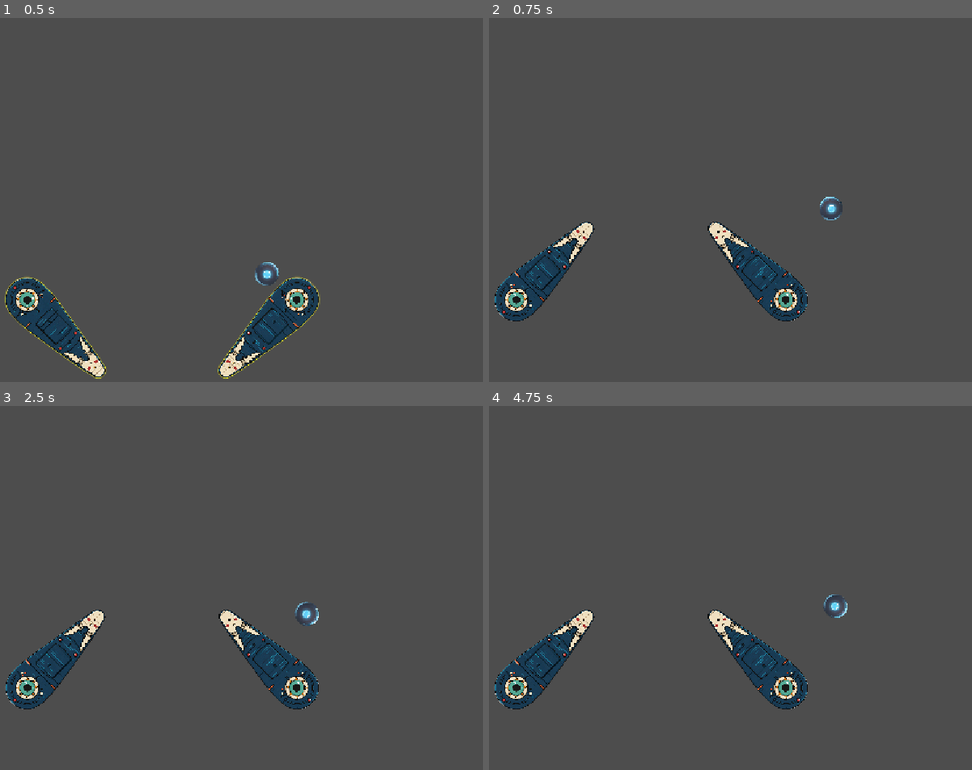
Above: before the commit, frames 1-4 (two rows, left to right).
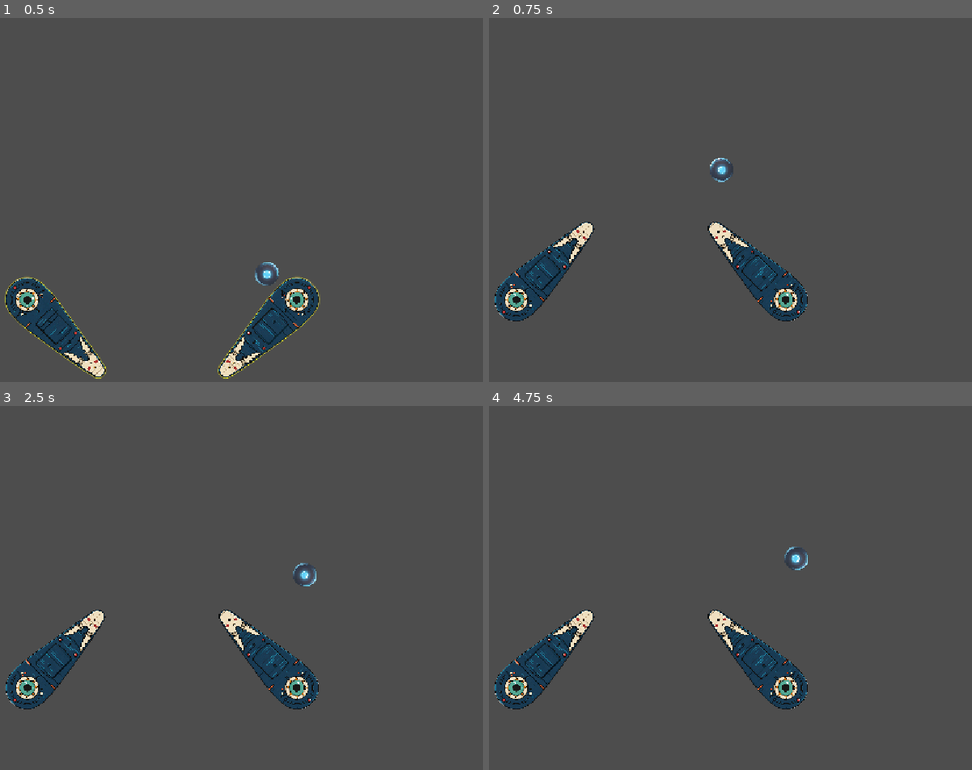
Above: after the commit, the same moments.

Repository: MoHoDu/godot-pinball-pjt
Game: Godot game, scene res://scenes/test_flipper.tscn
Two runs of this game, one before a commit and one after it. Both use one fixed random seed, a clock stepped at 60 frames per second and the inputs below.
Inputs:
- Up to frame 1 (0.5 s): no input
- Up to frame 2 (0.75 s): tap Enter at 0.5 s; hold D (flipper_select_right) from 0.53 s (still down); tap Space (flipper) at 0.6 s
- Up to frame 3 (2.5 s): release D (flipper_select_right) at 1.28 s; hold S (flipper_select_down) 1.28-2.03 s; tap Space (flipper) at 1.35, 2.3 s; hold D (flipper_select_right) from 2.03 s (still down); tap R at 2.1 s
- Up to frame 4 (4.75 s): release D (flipper_select_right) at 2.78 s; hold W (flipper_select_up) 2.78-3.53 s; tap Space (flipper) at 2.85, 3.6, 4.55 s; hold A (flipper_select_left) from 3.53 s (still down); tap R at 4.35 s

Frame 1 is identical in both runs. In frame 2, 0.3% of the frame differs, in the area x 45-74%, y 38-56%; in frame 3, 0.3%, in the area x 60-66%, y 43-61%; in frame 4, 0.3%.

Commit message:
fix: Apply physical impulse to swept flipper collisions
작업 목표: 빠르게 회전하는 플리퍼가 공을 통과하거나 Transform 보정으로 순간이동시키는 문제를 물리 임펄스 기반으로 해결합니다.

작업 상세:
- [x] 회전 구간의 최초 접촉점과 충돌 법선 계산
- [x] 공과 플리퍼 표면의 상대속도를 사용한 탄성 반사 계산
- [x] 공 위치·속도 직접 대입과 물리 보간 초기화 제거
- [x] 목표 속도 변화량을 질량 기반 중앙 임펄스로 적용
- [x] 중간 및 최종 회전 구간의 터널링 회귀 테스트 추가
- [x] 1/8 배속에서 충돌 순간 Transform 불변 검증

에러 및 비고:
- Godot 헤드리스 실행 중 커스텀 샘플러 셰이더 경고가 출력되지만 테스트 결과에는 영향이 없습니다.
- 기본 공 최대 속력 기대값 차이로 공 기본값 테스트 1개가 별도 실패합니다.

Diff:
--- a/scripts/flipper_system/flipper.gd
+++ b/scripts/flipper_system/flipper.gd
@@ -24,7 +24,6 @@
 const MAX_SWEEP_INTERVAL: float = 64.0
 const DEFAULT_SWEEP_INTERVAL: float = 8.0
 const MAX_ROTATION_SWEEP_STEPS: int = 128
-const SWEEP_SEPARATION_MARGIN: float = 1.0
 
 
 var _state_rules: Resource = DEFAULT_STATE_RULES
@@ -327,16 +326,47 @@
 			circle_radius,
 			sample_rotation
 		):
-			return {
+			var polygon := _get_world_collision_polygon(sample_rotation)
+			var contact := _get_circle_polygon_contact(circle_center, polygon)
+			var hit := {
 				&"rotation": sample_rotation,
 				&"progress": progress,
 			}
+			if not contact.is_empty():
+				hit[&"point"] = contact.get(&"point")
+				hit[&"normal"] = contact.get(&"normal")
+			return hit
 
 	return {}
 
 
-## 회전 중간 구간에서 건너뛴 공을 찾아 최종 플리퍼 진행 방향 앞으로 분리합니다.
-## 반환값은 이 물리 프레임에서 별도로 처리한 공의 개수입니다.
+## 움직이는 플리퍼 표면을 기준으로 공의 상대속도를 물리 반사합니다.
+## 접선 성분은 보존하고 법선 성분에만 탄성을 적용한 뒤 표면 속도를 다시 더합니다.
+func calculate_physical_sweep_velocity(
+	incoming_velocity: Vector2,
+	surface_velocity: Vector2,
+	collision_normal: Vector2,
+	elasticity: float = 1.0
+) -> Vector2:
+	var normal := collision_normal.normalized()
+	if normal.is_zero_approx():
+		return incoming_velocity
+
+	var relative_velocity := incoming_velocity - surface_velocity
+	var incoming_normal_speed := relative_velocity.dot(normal)
+	if incoming_normal_speed >= 0.0:
+		return incoming_velocity
+
+	var clamped_elasticity := clampf(elasticity, 0.0, 1.0)
+	var reflected_relative_velocity := relative_velocity - normal * (
+		(1.0 + clamped_elasticity) * incoming_normal_speed
+	)
+	return surface_velocity + reflected_relative_velocity
+
+
+## 시작 자세 밖에 있지만 회전 중간 또는 끝 자세에서 건너뛴 공을 찾아 임펄스를 줍니다.
+## Transform 보정 없이 속도 변화만 물리 서버에 전달합니다.
+## 반환값은 이 물리 프레임에서 별도 임펄스를 적용한 공의 개수입니다.
 func resolve_rotation_sweep(
 	previous_rotation: float,
 	target_rotation: float,
@@ -377,11 +407,12 @@
 		if hit.is_empty():
 			continue
 
+		var hit_point: Vector2 = hit.get(&"point", ball_collision.global_position)
+		var hit_normal: Vector2 = hit.get(&"normal", Vector2.UP)
 		_resolve_swept_ball(
 			ball,
-			ball_collision,
-			circle_radius,
-			float(hit.get(&"rotation")),
+			hit_point,
+			hit_normal,
 			previous_rotation,
 			target_rotation,
 			delta
@@ -394,74 +425,45 @@
 
 func _resolve_swept_ball(
 	ball: RigidBody2D,
-	ball_collision: CollisionShape2D,
-	circle_radius: float,
-	hit_rotation: float,
+	hit_point: Vector2,
+	hit_normal: Vector2,
 	previous_rotation: float,
 	target_rotation: float,
 	delta: float
 ) -> void:
 	var pivot := global_position
-	var original_center := ball_collision.global_position
-	var remaining_rotation := _get_short_rotation_delta(
-		hit_rotation,
-		target_rotation
-	)
-	var resolved_center := pivot + (
-		original_center - pivot
-	).rotated(remaining_rotation)
 	var total_rotation := _get_short_rotation_delta(
 		previous_rotation,
 		target_rotation
 	)
 	var angular_velocity := total_rotation / delta
-	var radial_vector := resolved_center - pivot
+	var radial_vector := hit_point - pivot
 	var surface_velocity := Vector2(
 		-radial_vector.y,
 		radial_vector.x
 	) * angular_velocity
-	var push_direction := surface_velocity.normalized()
-
-	if push_direction.is_zero_approx():
-		push_direction = Vector2.UP
-
-	var final_polygon := _get_world_collision_polygon(target_rotation)
-	var separation_step := maxf(
-		SWEEP_SEPARATION_MARGIN,
-		minf(rotation_sweep_interval, circle_radius * 0.5)
-	)
-	var separation_attempts := 0
-
-	while (
-		_is_circle_overlapping_polygon(
-			resolved_center,
-			circle_radius,
-			final_polygon
-		)
-		and separation_attempts < MAX_ROTATION_SWEEP_STEPS
-	):
-		resolved_center += push_direction * separation_step
-		separation_attempts += 1
-
-	resolved_center += push_direction * SWEEP_SEPARATION_MARGIN
-	var collision_offset_world := (
-		ball_collision.global_position
-		- ball.global_position
-	)
-	var resolved_ball_position := resolved_center - collision_offset_world
-	ball.global_position = resolved_ball_position
-	ball.reset_physics_interpolation()
+	var resolved_velocity := calculate_physical_sweep_velocity(
+		ball.linear_velocity,
+		surface_velocity,
+		hit_normal,
+		_get_ball_elasticity(ball)
+	)
+	var velocity_change := resolved_velocity - ball.linear_velocity
+	if velocity_change.is_zero_approx():
+		return
+
+	# RigidBody2D의 Transform이나 속도를 직접 덮어쓰지 않습니다.
+	# 목표 속도 변화량을 질량에 맞는 순간 임펄스로 변환해 물리 서버에 전달합니다.
 	ball.sleeping = false
-
-	var resolved_velocity := ball.linear_velocity
-	var current_surface_speed := ball.linear_velocity.dot(push_direction)
-	var target_surface_speed := surface_velocity.dot(push_direction)
-	if target_surface_speed > current_surface_speed:
-		resolved_velocity += push_direction * (
-			target_surface_speed - current_surface_speed
-		)
-
-	ball.linear_velocity = resolved_velocity
+	ball.apply_central_impulse(velocity_change * ball.mass)
+
+
+func _get_ball_elasticity(ball: RigidBody2D) -> float:
+	var physics_material := ball.physics_material_override
+	if physics_material == null:
+		return 0.0
+
+	return clampf(physics_material.bounce, 0.0, 1.0)
 
 
 func _get_collision_sweep_radius() -> float:
@@ -526,6 +528,57 @@
 	return false
 
 
+func _get_circle_polygon_contact(
+	circle_center: Vector2,
+	polygon: PackedVector2Array
+) -> Dictionary:
+	if polygon.size() < 2:
+		return {}
+
+	var closest_point := polygon[0]
+	var closest_edge_start := polygon[0]
+	var closest_edge_end := polygon[1]
+	var closest_distance_squared := INF
+
+	for point_index in polygon.size():
+		var next_index := (point_index + 1) % polygon.size()
+		var edge_point := Geometry2D.get_closest_point_to_segment(
+			circle_center,
+			polygon[point_index],
+			polygon[next_index]
+		)
+		var distance_squared := circle_center.distance_squared_to(edge_point)
+		if distance_squared < closest_distance_squared:
+			closest_distance_squared = distance_squared
+			closest_point = edge_point
+			closest_edge_start = polygon[point_index]
+			closest_edge_end = polygon[next_index]
+
+	var center_is_inside := Geometry2D.is_point_in_polygon(circle_center, polygon)
+	var normal := (
+		closest_point - circle_center
+		if center_is_inside
+		else circle_center - closest_point
+	)
+
+	if normal.is_zero_approx():
+		var polygon_center := Vector2.ZERO
+		for point: Vector2 in polygon:
+			polygon_center += point
+		polygon_center /= float(polygon.size())
+
+		normal = (closest_edge_end - closest_edge_start).orthogonal().normalized()
+		if normal.dot(closest_point - polygon_center) < 0.0:
+			normal = -normal
+	else:
+		normal = normal.normalized()
+
+	return {
+		&"point": closest_point,
+		&"normal": normal,
+	}
+
+
 func _get_short_rotation_delta(from_rotation: float, to_rotation: float) -> float:
 	return wrapf(to_rotation - from_rotation, -PI, PI)
 
--- a/tests/flipper_system/flipper_rotation_sweep_test.gd
+++ b/tests/flipper_system/flipper_rotation_sweep_test.gd
@@ -28,6 +28,7 @@
 		&"is_circle_overlapping_at_rotation",
 		&"find_rotation_sweep_hit",
 		&"resolve_rotation_sweep",
+		&"calculate_physical_sweep_velocity",
 	]
 
 	for method_name: StringName in required_methods:
@@ -39,10 +40,13 @@
 		"Rotation Sweep Interval은 Inspector에서 조정할 수 있어야 한다.")
 
 	if _failures.is_empty():
+		_test_physical_sweep_reflection(flipper)
 		_test_step_count(flipper)
 		_test_middle_angle_detection(flipper)
+		_test_sweep_contact_geometry(flipper)
 		_test_final_angle_detection(flipper)
 		await _test_swept_ball_resolution(flipper)
+		await _test_final_overlap_uses_sweep_impulse(flipper)
 		await _test_active_state_runs_rotation_sweep(flipper)
 		await _test_actual_right_flipper_catches_falling_ball()
 		await _test_pinball_registration()
@@ -50,6 +54,33 @@
 	flipper.queue_free()
 	await process_frame
 	_finish()
+
+
+func _test_physical_sweep_reflection(flipper: PinballFlipper) -> void:
+	var upward_normal := Vector2.UP
+	var incoming_velocity := Vector2(200.0, 400.0)
+	var stationary_result: Vector2 = flipper.call(
+		&"calculate_physical_sweep_velocity",
+		incoming_velocity,
+		Vector2.ZERO,
+		upward_normal,
+		1.0
+	)
+	_expect_vector(stationary_result, Vector2(200.0, -400.0), \
+		"정지한 표면에서는 입사 속도를 충돌 법선 기준으로 물리 반사해야 한다.")
+
+	var upward_surface_velocity := Vector2(0.0, -100.0)
+	var moving_result: Vector2 = flipper.call(
+		&"calculate_physical_sweep_velocity",
+		incoming_velocity,
+		upward_surface_velocity,
+		upward_normal,
+		1.0
+	)
+	_expect_vector(moving_result, Vector2(200.0, -600.0), \
+		"움직이는 플리퍼 표면은 상대 속도 반사를 통해 공에 추가 속도를 전달해야 한다.")
+	_expect(absf(moving_result.x - incoming_velocity.x) <= EPSILON, \
+		"플리퍼 타격이 공의 기존 횡방향 속도 성분을 임의의 고정 방향으로 덮어쓰면 안 된다.")
 
 
 func _create_test_flipper() -> PinballFlipper:
@@ -119,6 +150,28 @@
 			"충돌 각도는 시작과 최종 각도 사이여야 한다.")
 
 
+func _test_sweep_contact_geometry(flipper: PinballFlipper) -> void:
+	var hit := flipper.find_rotation_sweep_hit(
+		BALL_CENTER,
+		BALL_RADIUS,
+		START_ROTATION,
+		END_ROTATION
+	)
+	_expect(hit.has(&"point"), \
+		"회전 구간 충돌 결과에 플리퍼 표면 접촉점이 필요하다.")
+	_expect(hit.has(&"normal"), \
+		"회전 구간 충돌 결과에 물리 반사용 충돌 법선이 필요하다.")
+	if not hit.has(&"point") or not hit.has(&"normal"):
+		return
+
+	var contact_point: Vector2 = hit.get(&"point")
+	var contact_normal: Vector2 = hit.get(&"normal")
+	_expect(absf(contact_normal.length() - 1.0) <= EPSILON, \
+		"회전 구간 충돌 법선은 단위 벡터여야 한다.")
+	_expect((BALL_CENTER - contact_point).dot(contact_normal) > 0.0, \
+		"충돌 법선은 플리퍼 표면에서 공 중심을 향하는 바깥 방향이어야 한다.")
+
+
 func _test_final_angle_detection(flipper: PinballFlipper) -> void:
 	var final_only_center := Vector2(70.0, 70.0)
 	var small_radius := 1.0
@@ -152,6 +205,8 @@
 	var ball := RigidBody2D.new()
 	ball.name = "SweepTestBall"
 	ball.gravity_scale = 0.0
+	ball.linear_damp_mode = RigidBody2D.DAMP_MODE_REPLACE
+	ball.linear_damp = 0.0
 	ball.position = BALL_CENTER
 	ball.add_to_group(&"pinball_balls")
 
@@ -161,11 +216,15 @@
 	circle.radius = BALL_RADIUS
 	ball_collision.shape = circle
 	ball.add_child(ball_collision)
+	var physics_material := PhysicsMaterial.new()
+	physics_material.bounce = 1.0
+	ball.physics_material_override = physics_material
 	root.add_child(ball)
 	await physics_frame
 
 	ball.global_position = BALL_CENTER
-	ball.linear_velocity = Vector2.ZERO
+	var incoming_velocity := Vector2(40.0, 80.0)
+	ball.linear_velocity = incoming_velocity
 	flipper.rotation = END_ROTATION
 	_expect(ball.is_in_group(&"pinball_balls"), \
 		"테스트 공이 회전 구간 검사 그룹에 등록되어야 한다.")
@@ -181,6 +240,18 @@
 	) as Dictionary
 	_expect(not direct_hit.is_empty(), \
 		"실제 공의 전역 충돌 중심으로도 중간 회전 충돌을 찾을 수 있어야 한다.")
+	var contact_point: Vector2 = direct_hit.get(&"point", Vector2.ZERO)
+	var contact_normal: Vector2 = direct_hit.get(&"normal", Vector2.ZERO)
+	var angular_velocity := (END_ROTATION - START_ROTATION) / (1.0 / 60.0)
+	var radial_vector := contact_point - flipper.global_position
+	var surface_velocity := Vector2(-radial_vector.y, radial_vector.x) \
+		* angular_velocity
+	var expected_velocity := flipper.calculate_physical_sweep_velocity(
+		incoming_velocity,
+		surface_velocity,
+		contact_normal,
+		physics_material.bounce
+	)
 	var resolved_count := int(flipper.call(
 		&"resolve_rotation_sweep",
 		START_ROTATION,
@@ -189,11 +260,50 @@
 	))
 
 	_expect(resolved_count == 1, \
-		"회전 구간 안의 공 한 개를 감지하고 분리해야 한다.")
-	_expect(not ball.global_position.is_equal_approx(BALL_CENTER), \
-		"감지한 공을 최종 플리퍼 진행 방향 앞으로 이동시켜야 한다.")
-	_expect(ball.linear_velocity.length() > EPSILON, \
-		"감지한 공에 플리퍼 표면 이동 속도를 전달해야 한다.")
+		"회전 구간 안의 공 한 개를 감지해야 한다.")
+	_expect(ball.global_position.is_equal_approx(BALL_CENTER), \
+		"회전 구간 충돌은 RigidBody2D의 Transform을 직접 이동시키면 안 된다. " \
+		+ "(expected=%s, actual=%s)" % [BALL_CENTER, ball.global_position])
+	await physics_frame
+	_expect_vector(ball.linear_velocity, expected_velocity, \
+		"회전 안전 충돌 임펄스는 다음 물리 적분에서 반사 속도로 변환되어야 한다.")
+
+	ball.queue_free()
+	await process_frame
+
+
+func _test_final_overlap_uses_sweep_impulse(
+	flipper: PinballFlipper
+) -> void:
+	var final_only_center := Vector2(70.0, 70.0)
+	var ball := RigidBody2D.new()
+	ball.name = "FinalContactBall"
+	ball.gravity_scale = 0.0
+	ball.position = final_only_center
+	ball.add_to_group(&"pinball_balls")
+
+	var ball_collision := CollisionShape2D.new()
+	ball_collision.name = "CollisionShape2D"
+	var circle := CircleShape2D.new()
+	circle.radius = 1.0
+	ball_collision.shape = circle
+	ball.add_child(ball_collision)
+	root.add_child(ball)
+
+	_expect(flipper.is_circle_overlapping_at_rotation(
+		final_only_center,
+		circle.radius,
+		END_ROTATION
+	), "최종 각도의 일반 물리 접촉을 검증할 공이 플리퍼와 겹쳐야 한다.")
+	var resolved_count := flipper.resolve_rotation_sweep(
+		START_ROTATION,
+		END_ROTATION,
+		1.0 / 60.0
+	)
+	_expect(resolved_count == 1, \
+		"큰 회전으로 최종 각도까지 겹친 공도 회전 안전 임펄스로 놓치지 않아야 한다.")
+	_expect(ball.global_position.is_equal_approx(final_only_center), \
+		"최종 각도 접촉도 회전 검사에서 Transform을 직접 이동시키면 안 된다.")
 
 	ball.queue_free()
 	await process_frame
@@ -334,6 +444,11 @@
 	return {}
 
 
+func _expect_vector(actual: Vector2, expected: Vector2, message: String) -> void:
+	_expect(actual.is_equal_approx(expected), \
+		"%s (expected=%s, actual=%s)" % [message, expected, actual])
+
+
 func _expect(condition: bool, message: String) -> void:
 	if condition:
 		return
--- a/tests/flipper_system/test_flipper_scene_test.gd
+++ b/tests/flipper_system/test_flipper_scene_test.gd
@@ -124,18 +124,26 @@
 	ball.reset_physics_interpolation()
 	var position_before_activation := ball.global_position
 	var rotation_before_activation := right_flipper.rotation
+	var original_time_scale := Engine.time_scale
+	Engine.time_scale = 0.125
 
 	Input.action_press(&"flipper")
 	var observed_upward_hit := false
 	var observed_active_state := false
 	var observed_ball_displacement := false
-	var sweep_snapshot := {&"resolved": false}
+	var sweep_snapshot := {
+		&"resolved": false,
+		&"position_before_step": ball.global_position,
+		&"position_at_resolution": ball.global_position,
+	}
 	var frame_trace: Array[String] = []
 	right_flipper.rotation_sweep_resolved.connect(func(resolved_ball: RigidBody2D) -> void:
 		if resolved_ball == ball:
 			sweep_snapshot[&"resolved"] = true
+			sweep_snapshot[&"position_at_resolution"] = ball.global_position
 	)
-	for _step in 8:
+	for _step in 80:
+		sweep_snapshot[&"position_before_step"] = ball.global_position
 		await physics_frame
 		var current_observed_rotation := right_flipper.rotation
 		frame_trace.append("angle=%.2f position=%s velocity=%s" % [
@@ -151,6 +159,7 @@
 			observed_upward_hit = true
 			break
 	Input.action_release(&"flipper")
+	Engine.time_scale = original_time_scale
 
 	_expect(controller.is_active, \
 		"test_flipper 씬의 단일 컨트롤러는 선택되어 활성 상태여야 한다.")
@@ -164,6 +173,11 @@
 			ball.is_in_group(&"pinball_balls"),
 			frame_trace,
 		])
+	_expect_vector(
+		sweep_snapshot[&"position_at_resolution"],
+		sweep_snapshot[&"position_before_step"],
+		"1/8 배속의 회전 충돌 시점에도 공 Transform을 직접 이동시키면 안 된다."
+	)
 	_expect(observed_ball_displacement, \
 		"회전 안전 검사가 공을 플리퍼 진행 방향 앞으로 분리해야 한다.")
 	_expect(observed_upward_hit, \
